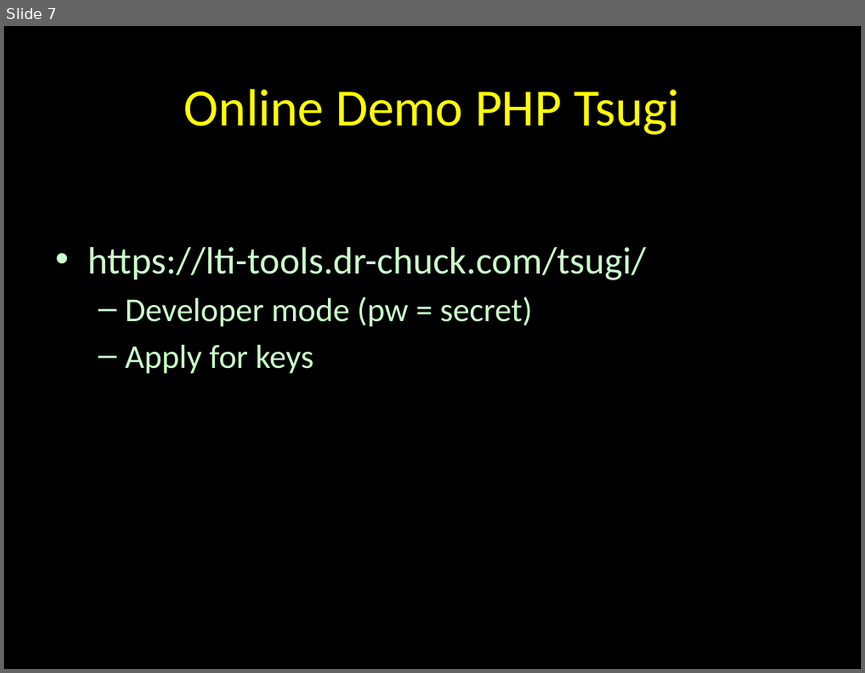
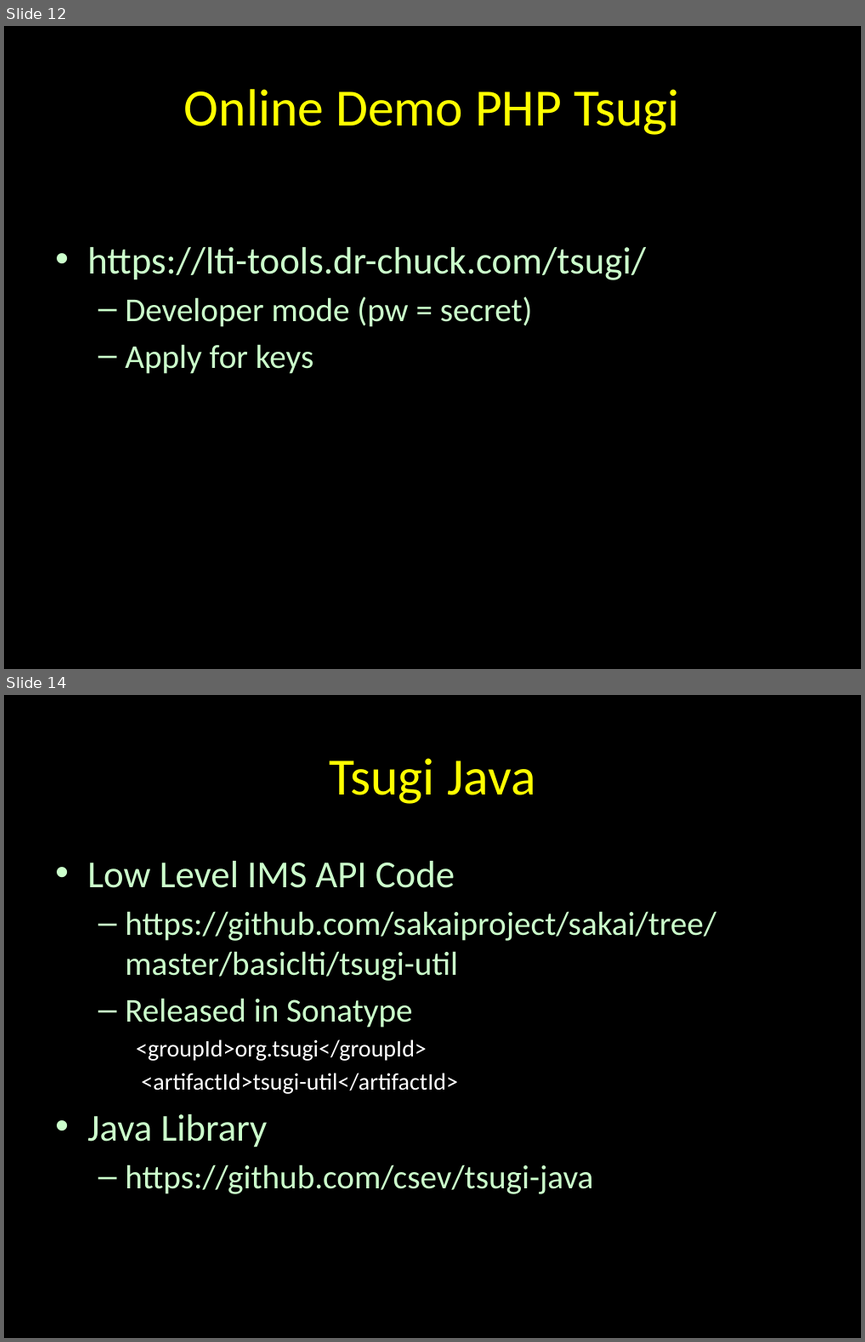
Before and after one commit to csev/tsugi-web, a slide deck: docs/lectures/00-Mini.pptx. Shown one above the other, each under a label of ours: slide 7 before the commit, slides 12 and 14 after it; the slides between them are not shown. The pictures are 865x673 and 865x1342 pixels, drawn with LibreOffice and Linux fonts; fonts in the diff are those of the drawing. Boxes give left, top, right and bottom in pixels: in the first picture for what was removed or moved away, otherwise in the second. Text is boxed around its words. In the diff, an @@ line names an element or a change of style, - is before the commit and + after.

```diff
--- a/docs/lectures/00-Mini.pptx
+++ b/docs/lectures/00-Mini.pptx
@@ slide 14 added at bbox=[4, 695, 861, 1338], background #000000 @@
@@ title added at bbox=[329, 758, 536, 804], 44 pt, text #FFFF00 @@
+Tsugi Java
@@ text added at bbox=[87, 861, 716, 1194], 28 pt, text #CCFFCC @@
+• Low Level IMS API Code
+  – https://github.com/sakaiproject/sakai/tree/master/basiclti/tsugi-util
+  – Released in Sonatype
+  <groupId>org.tsugi</groupId>
+  <artifactId>tsugi-util</artifactId>
+• Java Library
+  – https://github.com/csev/tsugi-java
@@ what was slide 7 is now slide 12 @@
```
Also in this commit, not shown: 3 slides changed, 9 other slides added, 1 slide removed, 2 other files.
